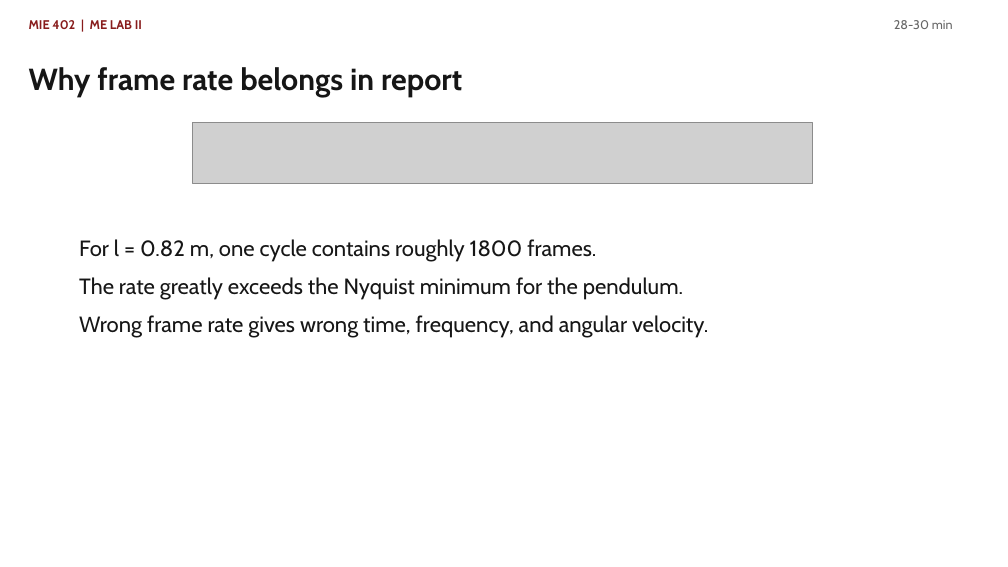
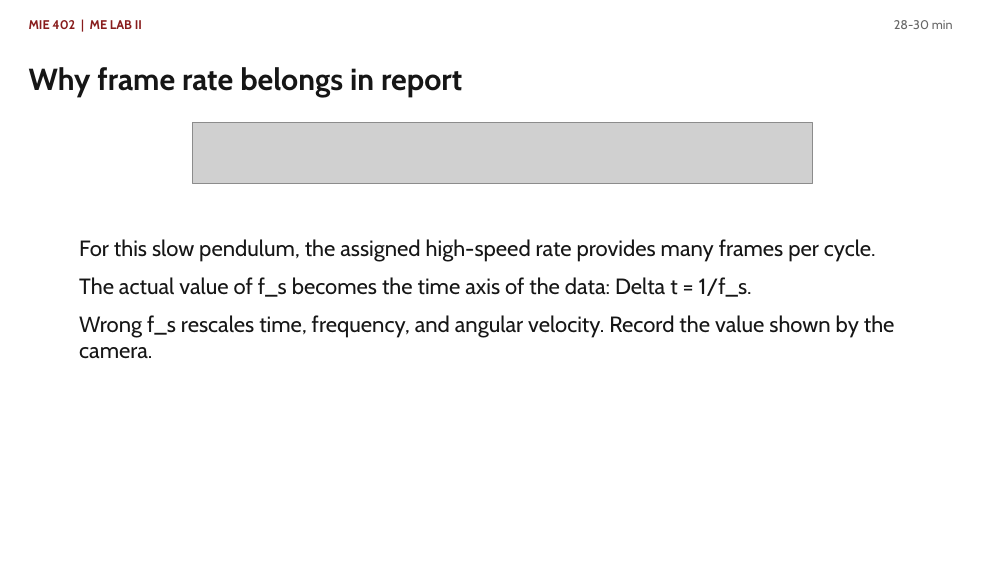
Before and after one commit to Ehsan-Roohi/MIE402-Lab, a slide deck: slide 14 of site/docs/MIE402_Lecture03_Single_Pendulum_PreLab2_Fall2026.pptx. Drawn at 1008x567 pixels with LibreOffice and Linux fonts; fonts in the diff are those of the drawing; grey boxes stand for pictures. Boxes give left, top, right and bottom in pixels: in the first picture for what was removed or moved away, otherwise in the second. Text is boxed around its words. In the diff, an @@ line names an element or a change of style, - is before the commit and + after.

Commit message:
Clarify Lab 2 camera measurement

```diff
--- a/site/docs/MIE402_Lecture03_Single_Pendulum_PreLab2_Fall2026.pptx
+++ b/site/docs/MIE402_Lecture03_Single_Pendulum_PreLab2_Fall2026.pptx
@@ text at <box>79,239,895,359</box>: text changed @@
-For l = 0.82 m, one cycle contains roughly 1800 frames.
-The rate greatly exceeds the Nyquist minimum for the pendulum.
-Wrong frame rate gives wrong time, frequency, and angular velocity.
+For this slow pendulum, the assigned high-speed rate provides many frames per cycle.
+The actual value of f_s becomes the time axis of the data: Delta t = 1/f_s.
+Wrong f_s rescales time, frequency, and angular velocity. Record the value shown by the camera.
```
Also in this commit, not shown: 11 other slides changed, 2 other files.
